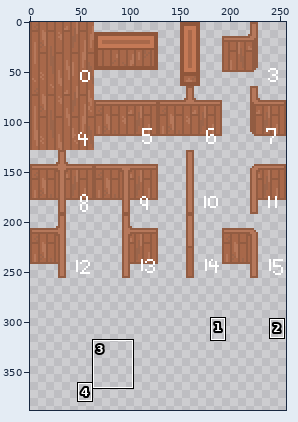
Pixel-art file, stored at src/images/structure.aseprite. Above: a wide view before the commit, with the close-up outlined.
Close-up. As it was:
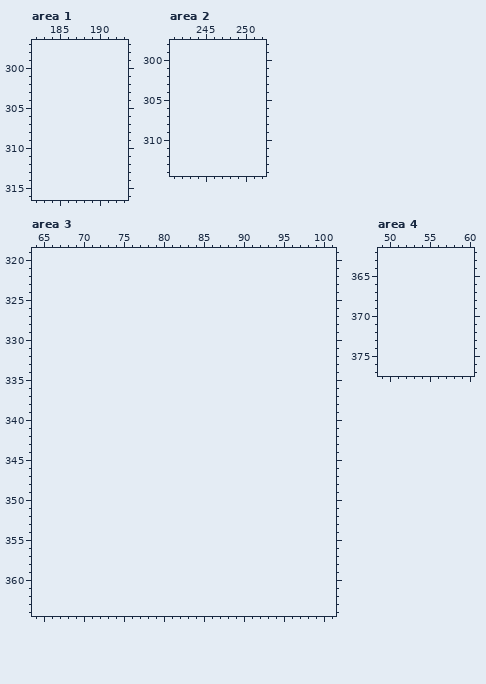
256x256 pixels, 1 frame. Colours within 5 levels of each other are drawn and written as one. Shown: area 1: x 182..193, y 297..316; area 2: x 241..252, y 298..314; area 3: x 64..101, y 319..364; area 4: x 49..60, y 362..377. The old version is drawn lined up with the new one, on the new canvas. The wide view leaves out empty margins. The commit also changed other parts of the picture, which this record leaves out.
The result:
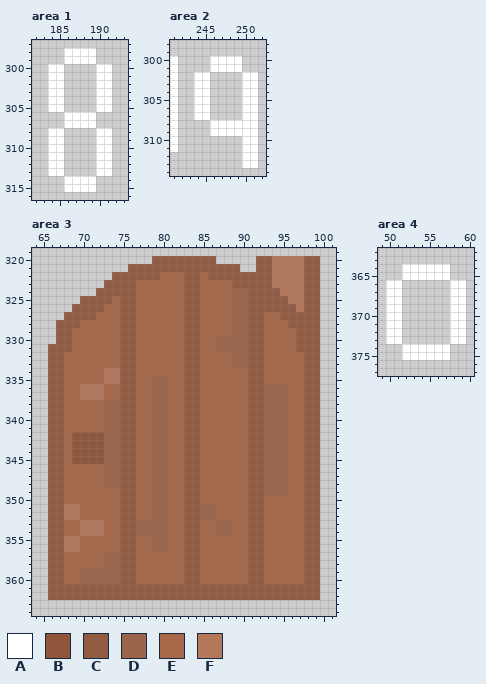
Palette (. is transparent): A #ffffff  B #8f563b  C #925c42  D #9b654b  E #a8684a  F #b6785b
The exact change:
canvas 256x256 -> 256x512
Changed rows in their new state; - is an unchanged pixel.
Area 1:
first column x 184:
298 --AAAA--
299 --AAAA--
300 AA----AA
301 AA----AA
302 AA----AA
303 AA----AA
304 AA----AA
305 AA----AA
306 --AAAA--
307 --AAAA--
308 AA----AA
309 AA----AA
310 AA----AA
311 AA----AA
312 AA----AA
313 AA----AA
314 --AAAA--
315 --AAAA--
Area 2:
first column x 241:
300 A----AAAA--
301 A----AAAA--
302 A--AA----AA
303 A--AA----AA
304 A--AA----AA
305 A--AA----AA
306 A--AA----AA
307 A--AA----AA
308 A----AAAAAA
309 A----AAAAAA
310 A--------AA
311 A--------AA
312 ---------AA
313 ---------AA
Area 3:
first column x 66:
320 -------------CCCCCCCC-----CCFFFFCC
321 ----------CCCCCCCCCCCCCC--CCFFFFCC
322 --------CCCCCCEEECCECCCCCCCCFFFFCC
323 -------CCCCEEEEEECCEEEECCCCCFFFFCC
324 ------CCCCCEEEEEECCEEEEDDCCCCFFFCC
325 ----CCCCECCEEEEEECCEEEEDDCCCCCFFCC
326 ---CCCCEECCEEEEEECCEEEEDDCCCCCCFCC
327 --CCCCEEECCEEEEEECCEEEEDDCCEECCCCC
328 -CCCEEEEECCEEEEEECCEEEEDDCCEEECCCC
329 -CCEEEEEECCEEEEEECCEEEEDDCCEEEECCC
330 -CCEEEEEECCEEEEEECCEEDDDDCCEEEECCC
331 CCCEEEEEECCEEEEEECCEEDDDDCCEEEECCC
332 CCEEEEEEECCEEEEEECCEEEEDDCCEEEEECC
333 CCEEEEEEECCEEEEEECCEEEEDDCCEEEEECC
334 CCEEEEEFFCCEEEEEECCEEEEEECCEEEEECC
335 CCEEEEEFFCCEEDDEECCEEEEEECCEEEEECC
336 CCEEFFFEECCEEDDEECCEEEEEECCDDDEECC
337 CCEEFFFEECCEEDDEECCEEEEEECCDDDEECC
338 CCEEEEEDDCCEEDDEECCEEEEEECCDDDEECC
339 CCEEEEEDDCCEEDDEECCEEEEEECCDDDEECC
340 CCEEEEEDDCCEEDDEECCEEEEEECCDDDEECC
341 CCEEEEEDDCCEEDDEECCEEEEEECCDDDEECC
342 CCEBBBBDDCCEEDDEECCEEEEEECCDDDEECC
343 CCEBBBBDDCCEEDDEECCEEEEEECCDDDEECC
344 CCEBBBBDDCCEEDDEECCEEEEEECCDDDEECC
345 CCEBBBBDDCCEEDDEECCEEEEEECCDDDEECC
346 CCEEEEEDDCCEEDDEECCEEEEEECCDDDEECC
347 CCEEEEEDDCCEEDDEECCEEEEEECCDDDEECC
348 CCEEEEEDDCCEEDDEECCEEEEEECCDDDEECC
349 CCEEEEEEECCEEDDEECCEEEEEECCDDDEECC
350 CCEEEEEEECCEEDDEECCEEEEEECCEEEEECC
351 CCFFEEEEECCEEDDEECCDDEEEECCEEEEECC
352 CCFFEEEEECCEEDDEECCDDEEEECCEEEEECC
353 CCEEFFFEECCDDDDEECCEEDDEECCEEEEECC
354 CCEEFFFEECCDDDDEECCEEDDEECCEEEEECC
355 CCFFEEEEECCEEDDEECCEEEEEECCEEEEECC
356 CCFFEEEEECCEEDDEECCEEEEEECCEEEEECC
357 CCEEEEEDDCCEEEEEECCEEEEEECCEEEEECC
358 CCEEEEEDDCCEEEEEECCEEEEEECCEEEEECC
359 CCEEDDDDDCCEEEEEECCEEEEEECCEEEEECC
360 CCEEDDDDDCCEEEEEECCEEEEEECCEEEEECC
361 CCCCCCCCCCCCCCCCCCCCCCCCCCCCCCCCCC
362 CCCCCCCCCCCCCCCCCCCCCCCCCCCCCCCCCC
Area 4:
first column x 50:
364 --AAAAAA--
365 --AAAAAA--
366 AA------AA
367 AA------AA
368 AA------AA
369 AA------AA
370 AA------AA
371 AA------AA
372 AA------AA
373 AA------AA
374 --AAAAAA--
375 --AAAAAA--
Where, in picture pixels (left, top, right, bottom), the same in both close-ups:
added: (48, 48, 112, 192)
added: (170, 56, 258, 168)
added: (48, 256, 320, 600)
added: (386, 264, 466, 360)
